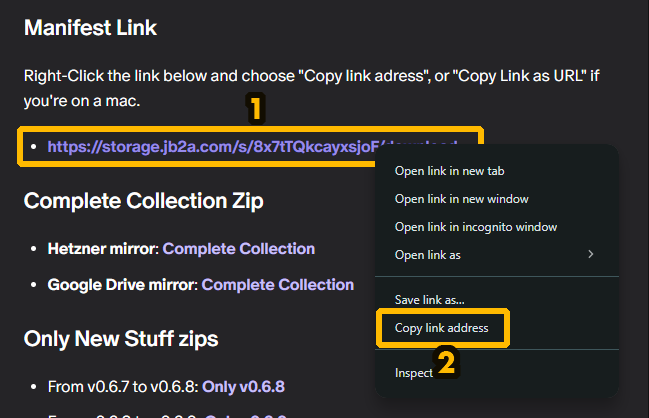
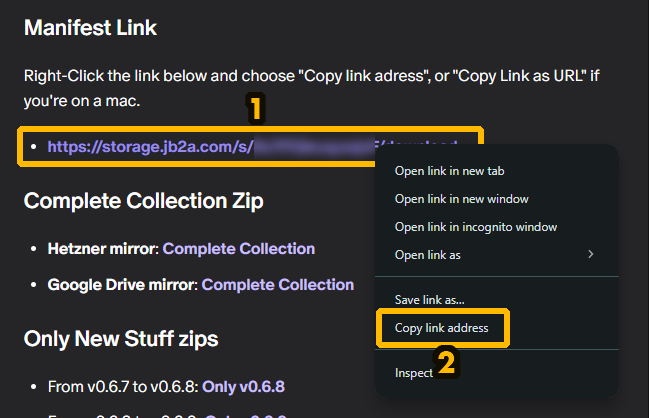
Layered file, before and after one edit (649px x 418px). Changes by layer:
painted on "Layer 1" over [254, 132, 375, 161]
